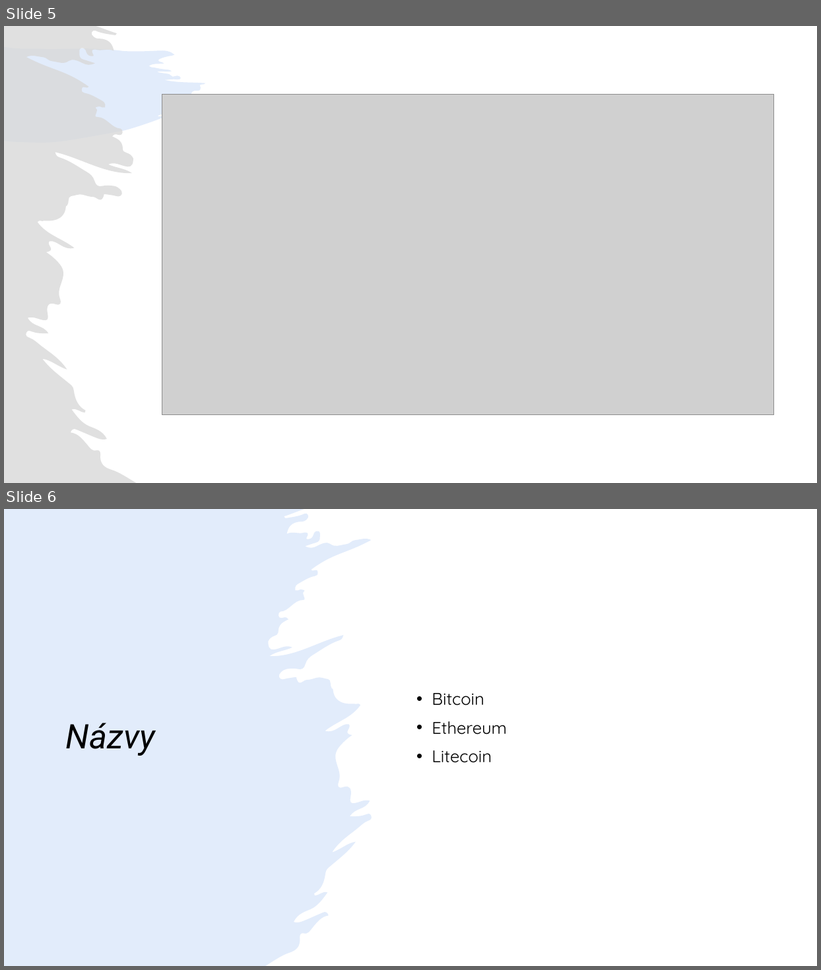
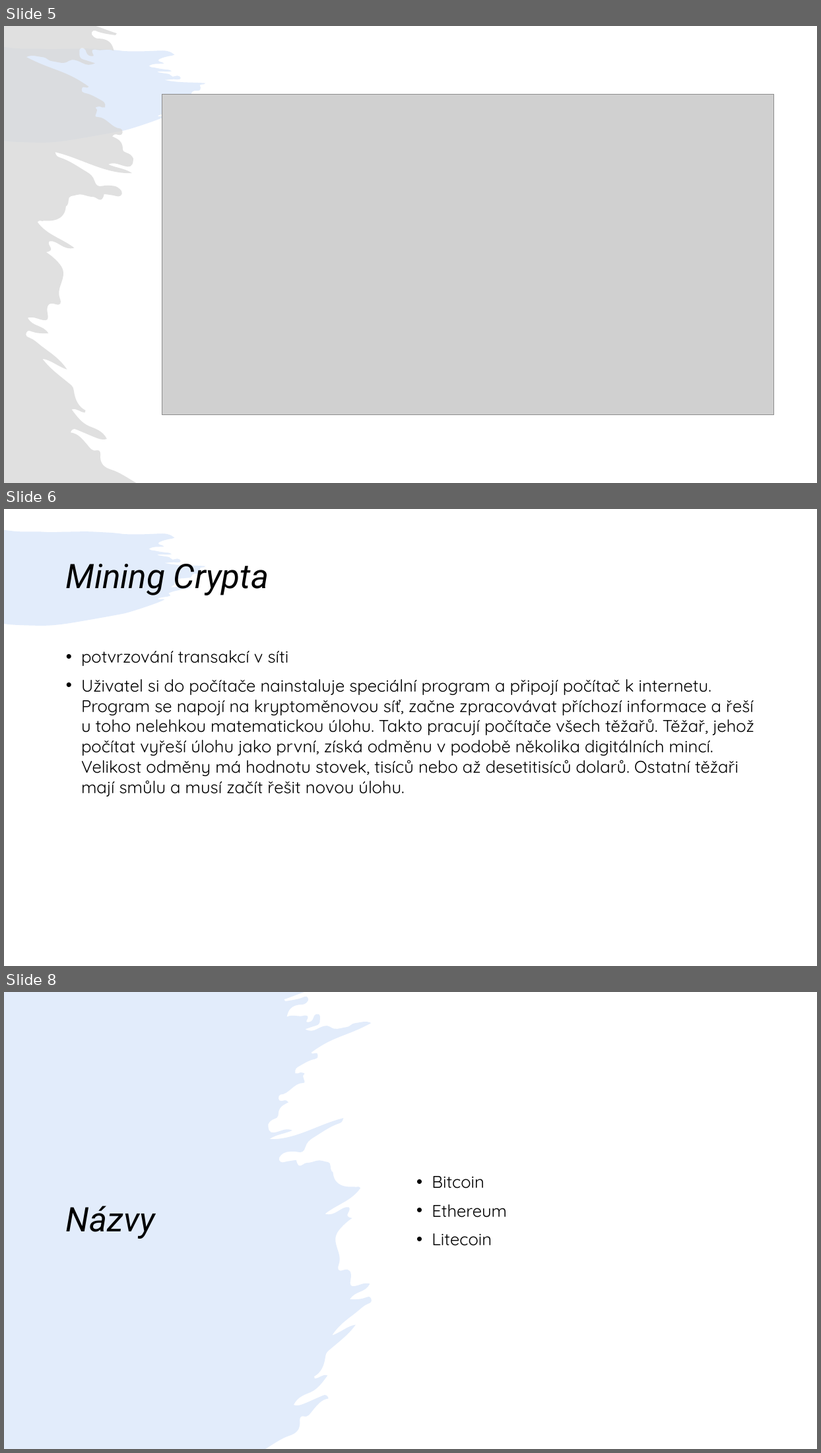
Before and after one commit to kuba384/Jirasek, a slide deck: Presentation.pptx. Shown one above the other, each under a label of ours: slides 5 and 6 before the commit, slides 5, 6 and 8 after it; the slides between them are not shown. The pictures are 821x970 and 821x1453 pixels, drawn with LibreOffice and Linux fonts; fonts in the diff are those of the drawing; grey boxes stand for pictures. Boxes give left, top, right and bottom in pixels: in the first picture for what was removed or moved away, otherwise in the second. Text is boxed around its words. In the diff, an @@ line names an element or a change of style, - is before the commit and + after.

```diff
--- a/Presentation.pptx
+++ b/Presentation.pptx
@@ slide 6 added at (4,509,817,966), background #FFFFFF; not listed: 1 template element that a slide beside it also shows @@
@@ title added at (66,564,269,595), 40 pt, text #000000, italic @@
+Mining Crypta
@@ text added at (81,650,754,797), 20 pt, text #000000 @@
+• potvrzování transakcí v síti
+• Uživatel si do počítače nainstaluje speciální program a připojí počítač k internetu. Program se napojí na kryptoměnovou síť, začne zpracovávat příchozí informace a řeší u toho nelehkou matematickou úlohu. Takto pracují počítače všech těžařů. Těžař, jehož počítat vyřeší úlohu jako první, získá odměnu v podobě několika digitálních mincí. Velikost odměny má hodnotu stovek, tisíců nebo až desetitisíců dolarů. Ostatní těžaři mají smůlu a musí začít řešit novou úlohu.
@@ what was slide 6 is now slide 8 @@
```
Also in this commit, not shown: 1 slide changed, 2 other slides added.
